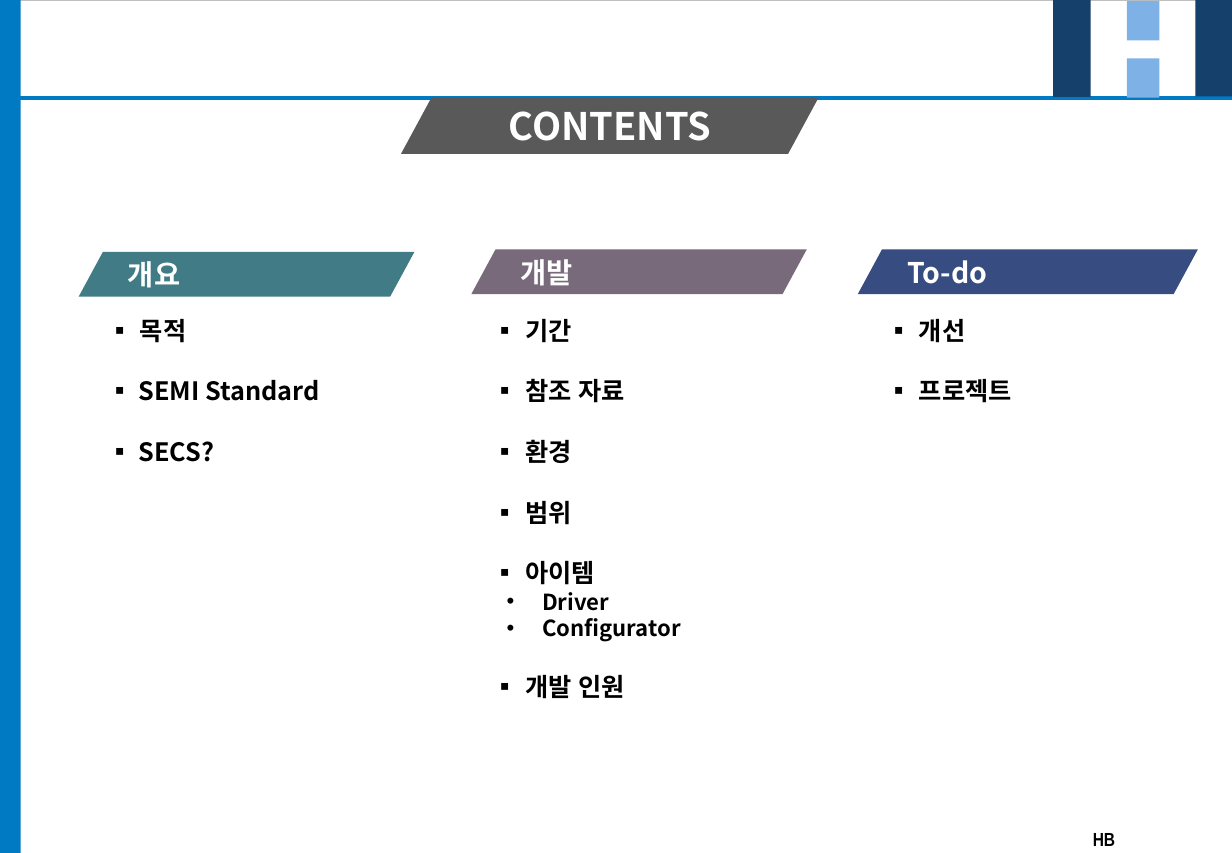
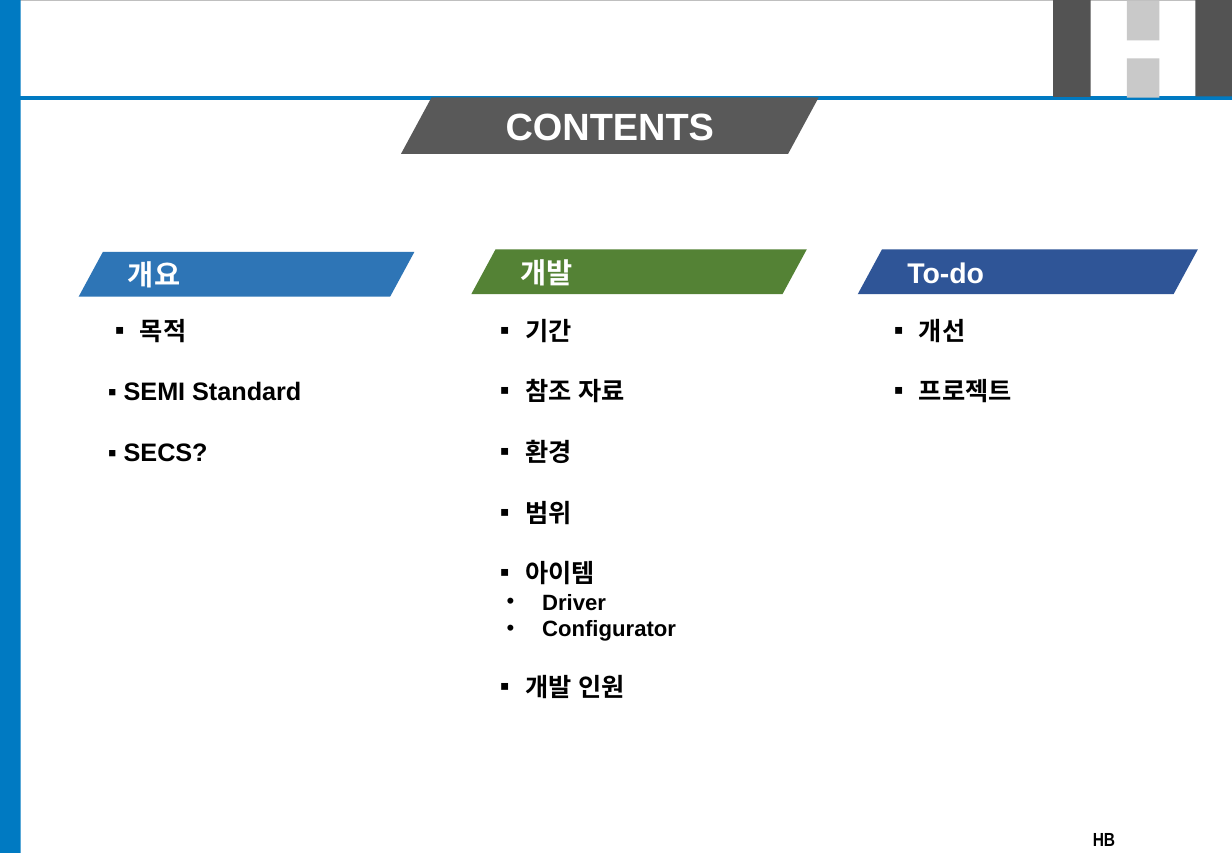
Before and after one commit to SeafoodMan/SeafoodMan, a slide deck: slide 2 of report/readme/docs/SECS Driver.pptx. Drawn at 1232x853 pixels with LibreOffice and Linux fonts; fonts in the diff are those of the drawing; background and template pictures are left out. Boxes give left, top, right and bottom in pixels: in the first picture for what was removed or moved away, otherwise in the second. Text is boxed around its words. In the diff, an @@ line names an element or a change of style, - is before the commit and + after.

```diff
--- a/report/readme/docs/SECS Driver.pptx
+++ b/report/readme/docs/SECS Driver.pptx
@@ rectangle at (1053, 0, 1091, 97): fill #143F6A to #525252 @@
@@ rectangle at (1127, 1, 1160, 41): fill #7EB2E6 to #C9C9C9 @@
@@ rectangle at (1196, 0, 1232, 97): fill #143F6A to #525252 @@
@@ rectangle at (1127, 58, 1160, 98): fill #7EB2E6 to #C9C9C9 @@
@@ parallelogram "개요" at (78, 251, 414, 296): font Noto Sans CJK KR to Arial; fill #417B85 to #2E75B6 @@
@@ parallelogram "개발" at (471, 249, 807, 293): font Noto Sans CJK KR to Arial; fill #78697B to #548235 @@
@@ parallelogram "To-do" at (858, 249, 1198, 293): font Noto Sans CJK KR to Arial; fill #384C81 to #2F5597 @@
@@ font Noto Sans CJK KR to Arial in 3 elements at (402, 98, 819, 155), (525, 318, 676, 699), (124, 319, 301, 462) @@
```
Also in this commit, not shown: 24 other slides changed, 1 other file.
